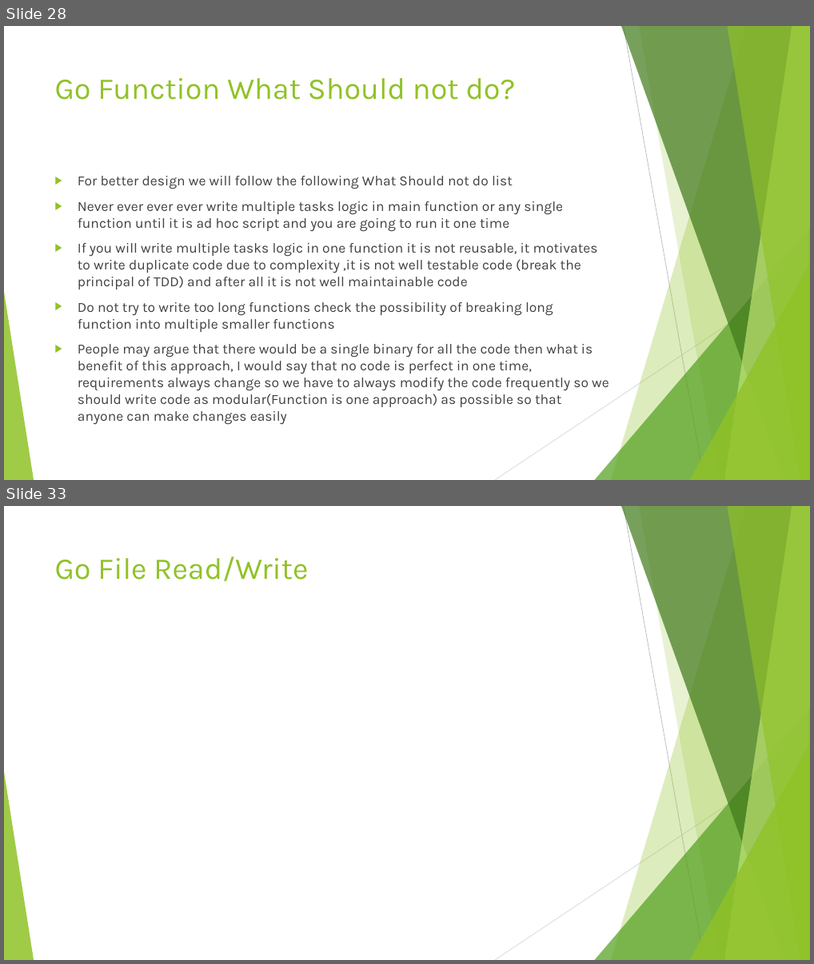
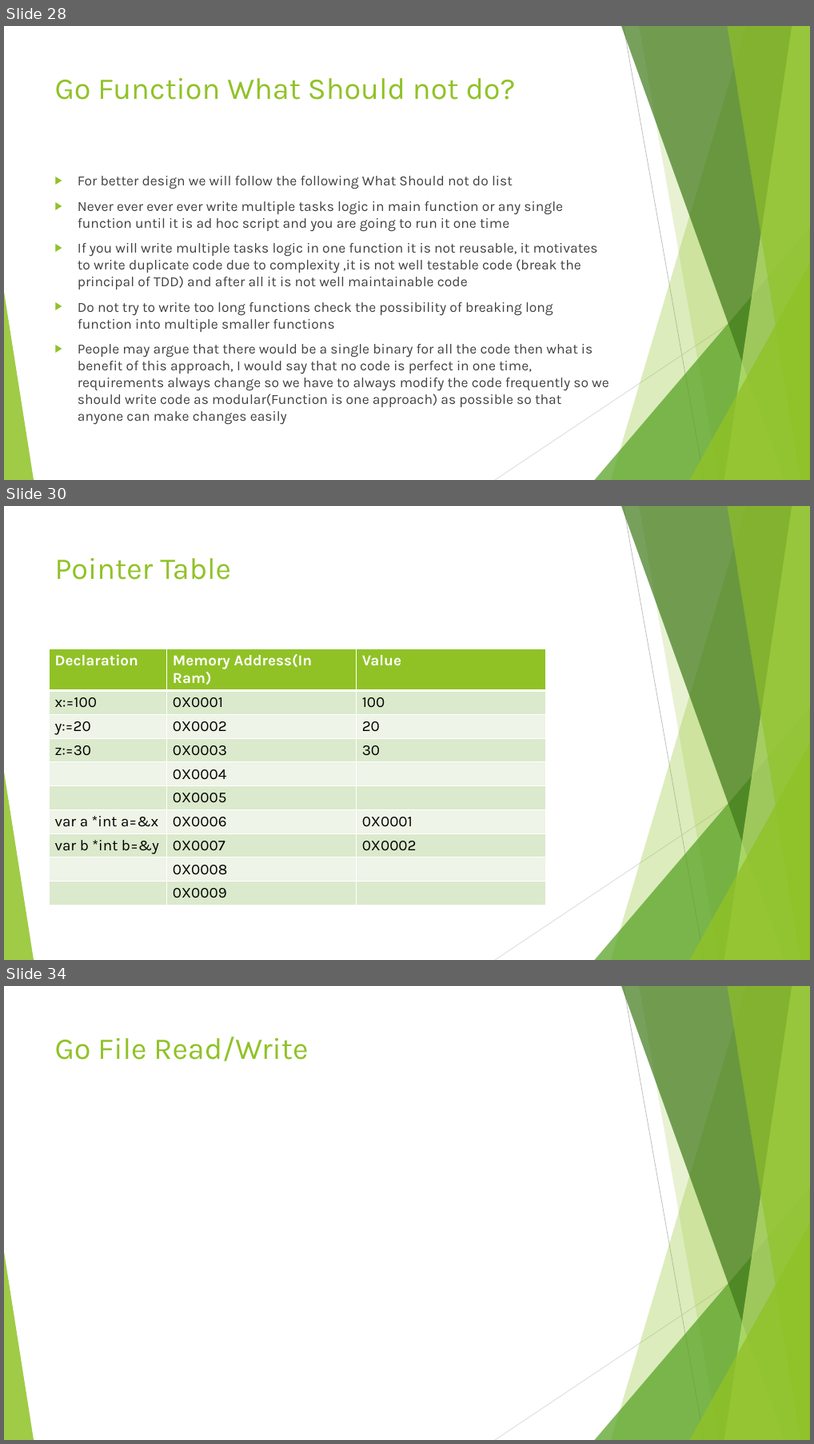
Before and after one commit to vivekdubeydeveloper/goquickstart, a slide deck: goquickstart.pptx. Shown one above the other, each under a label of ours: slides 28 and 33 before the commit, slides 28, 30 and 34 after it; the slides between them are not shown. The pictures are 814x964 and 814x1444 pixels, drawn with LibreOffice and Linux fonts; fonts in the diff are those of the drawing. Boxes give left, top, right and bottom in pixels: in the first picture for what was removed or moved away, otherwise in the second. Text is boxed around its words. In the diff, an @@ line names an element or a change of style, - is before the commit and + after.

```diff
--- a/goquickstart.pptx
+++ b/goquickstart.pptx
@@ slide 30 added at (4, 506, 810, 960), background #FFFFFF; not listed: 10 template elements that a slide beside it also shows @@
@@ title added at (55, 558, 231, 580), 36 pt, text #90C226 @@
+Pointer Table
@@ table added at (49, 648, 546, 901), 10 rows, 3 columns @@
+Declaration | Memory Address(In Ram) | Value
+x:=100 | 0X0001 | 100
+y:=20 | 0X0002 | 20
+z:=30 | 0X0003 | 30
+ | 0X0004 | 
+ | 0X0005 | 
+var a *int a=&x | 0X0006 | 0X0001
+var b *int b=&y | 0X0007 | 0X0002
+ | 0X0008 | 
+ | 0X0009 | 
@@ what was slide 33 is now slide 34 @@
```
Also in this commit, not shown: 4 slides changed, 1 other slide added, 2 other files.
